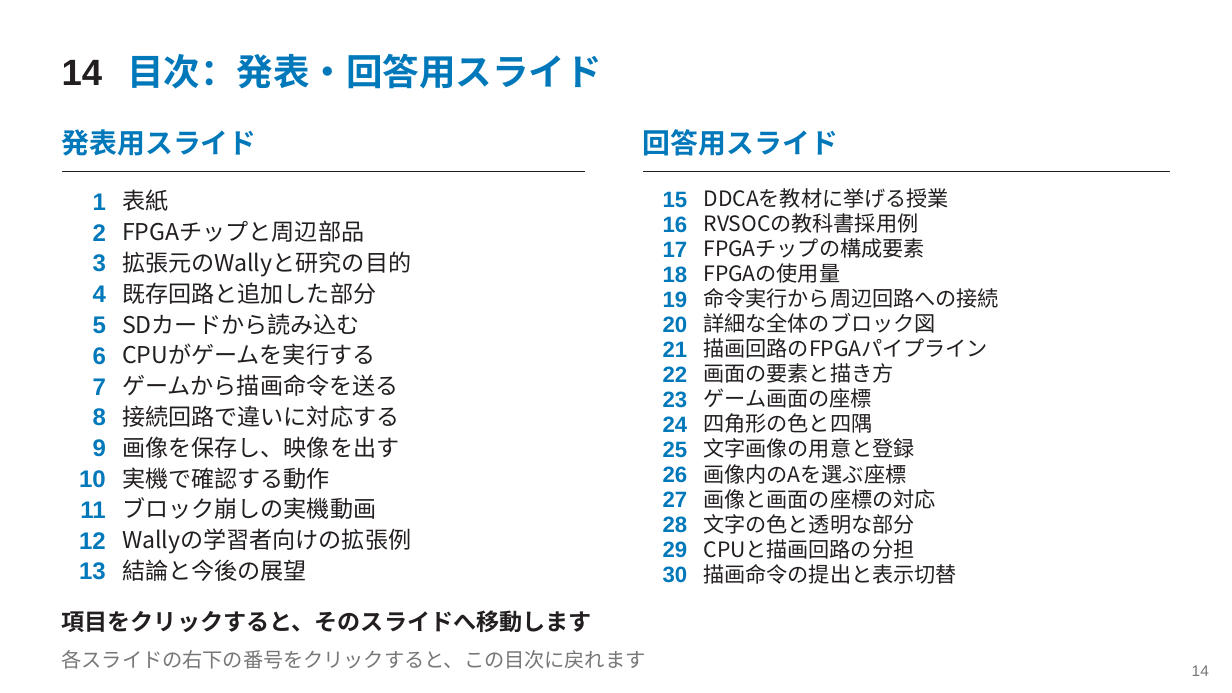
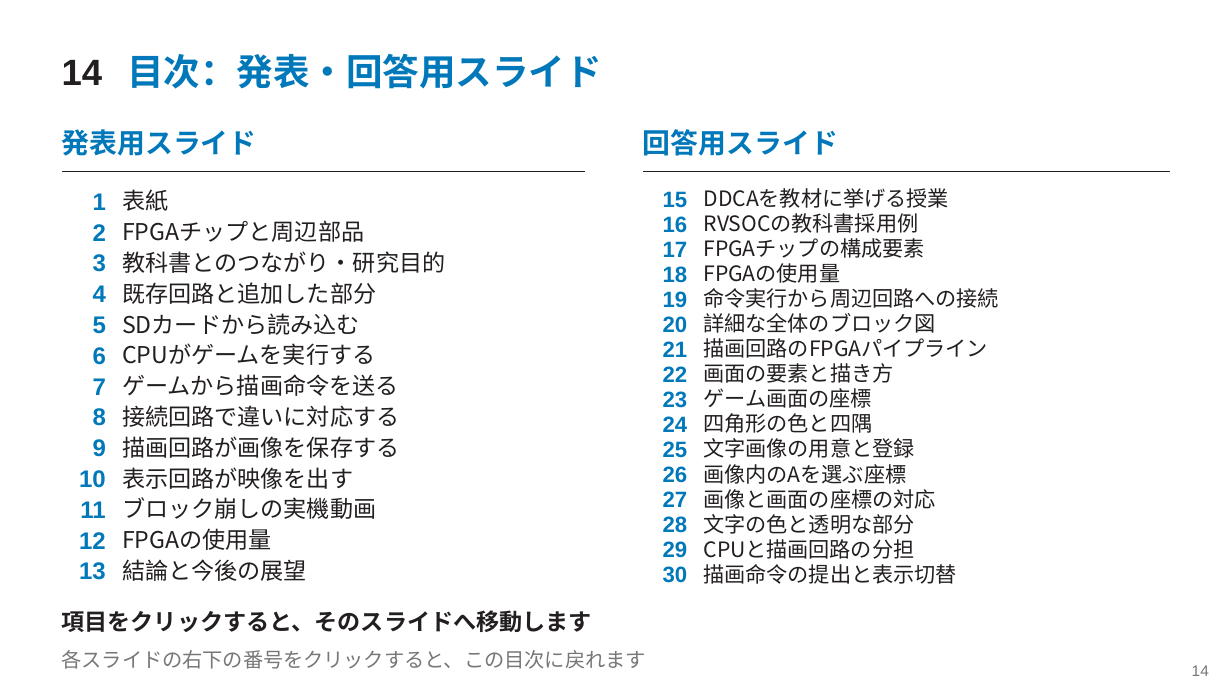
Before and after one commit to SoshiroFujimori/wally-game-console-research, a slide deck: slide 14 of docs/presentation/中間発表_主要事項.pptx. Drawn at 1232x693 pixels with LibreOffice and Linux fonts; fonts in the diff are those of the drawing. Boxes give left, top, right and bottom in pixels: in the first picture for what was removed or moved away, otherwise in the second. Text is boxed around its words. In the diff, an @@ line names an element or a change of style, - is before the commit and + after.

```diff
--- a/docs/presentation/中間発表_主要事項.pptx
+++ b/docs/presentation/中間発表_主要事項.pptx
@@ text at <box>122,251,445,273</box>: text changed @@
-拡張元のWallyと研究の目的
+教科書とのつながり・研究目的
@@ text at <box>122,436,399,458</box>: text changed @@
-画像を保存し、映像を出す
+描画回路が画像を保存する
@@ text at <box>122,467,353,489</box>: text changed @@
-実機で確認する動作
+表示回路が映像を出す
@@ text at <box>122,528,272,550</box>: text changed @@
-Wallyの学習者向けの拡張例
+FPGAの使用量
```
Also in this commit, not shown: 8 other slides changed, 3 slides added, 3 slides removed, 23 other files.
